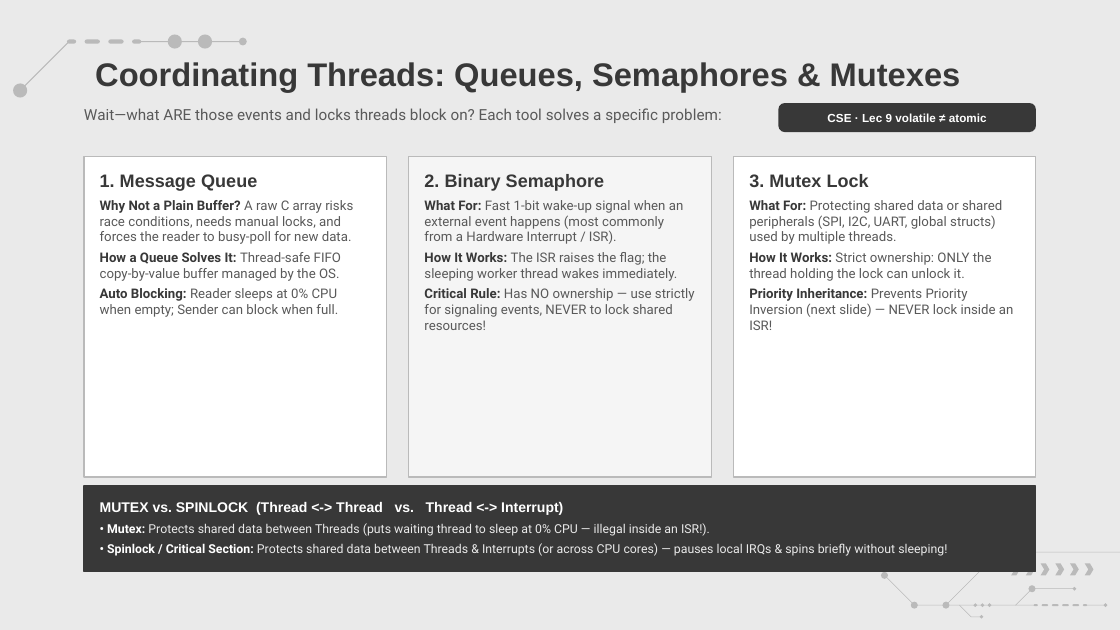
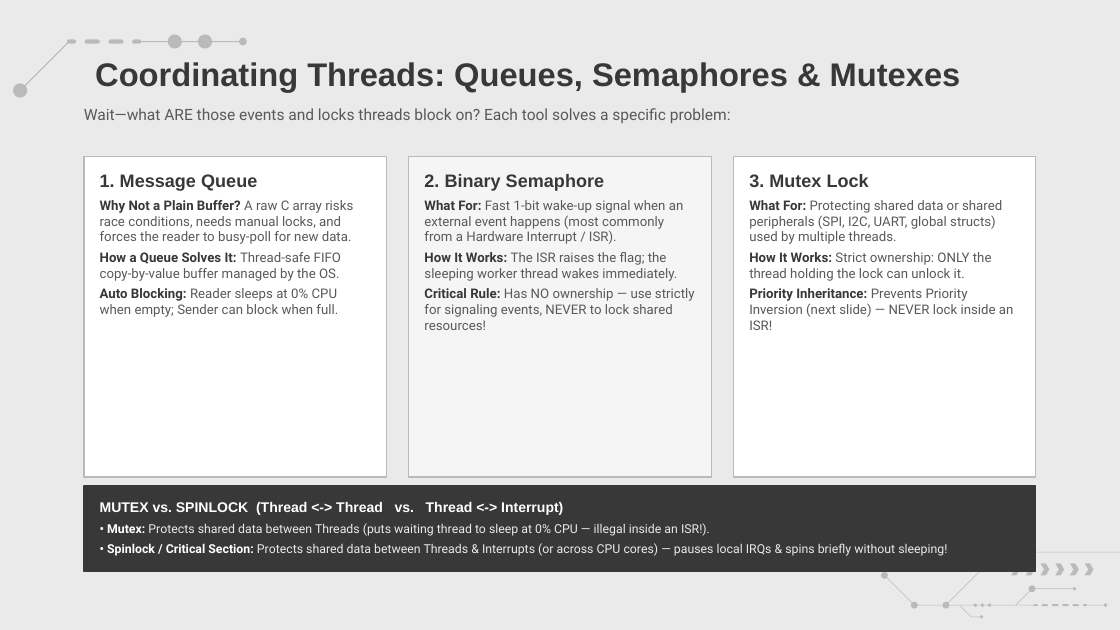
Before and after one commit to amrsaeedcse/zephyr-vs-freertos-presentation, a slide deck: slide 8 of Zephyr_RTOS_vs_FreeRTOS.pptx. Drawn at 1120x630 pixels with LibreOffice and Linux fonts; fonts in the diff are those of the drawing; background and template pictures are left out. Boxes give left, top, right and bottom in pixels: in the first picture for what was removed or moved away, otherwise in the second. Text is boxed around its words. In the diff, an @@ line names an element or a change of style, - is before the commit and + after.

```diff
--- a/Zephyr_RTOS_vs_FreeRTOS.pptx
+++ b/Zephyr_RTOS_vs_FreeRTOS.pptx
@@ text "Wait—what ARE those events and ..." at (84,108,731,123): size 9.8 to 10 pt @@
@@ rounded rectangle removed at (778,103,1036,132) @@
-CSE · Lec 9 volatile ≠ atomic
```
Also in this commit, not shown: 11 other slides changed, 2 other files.
